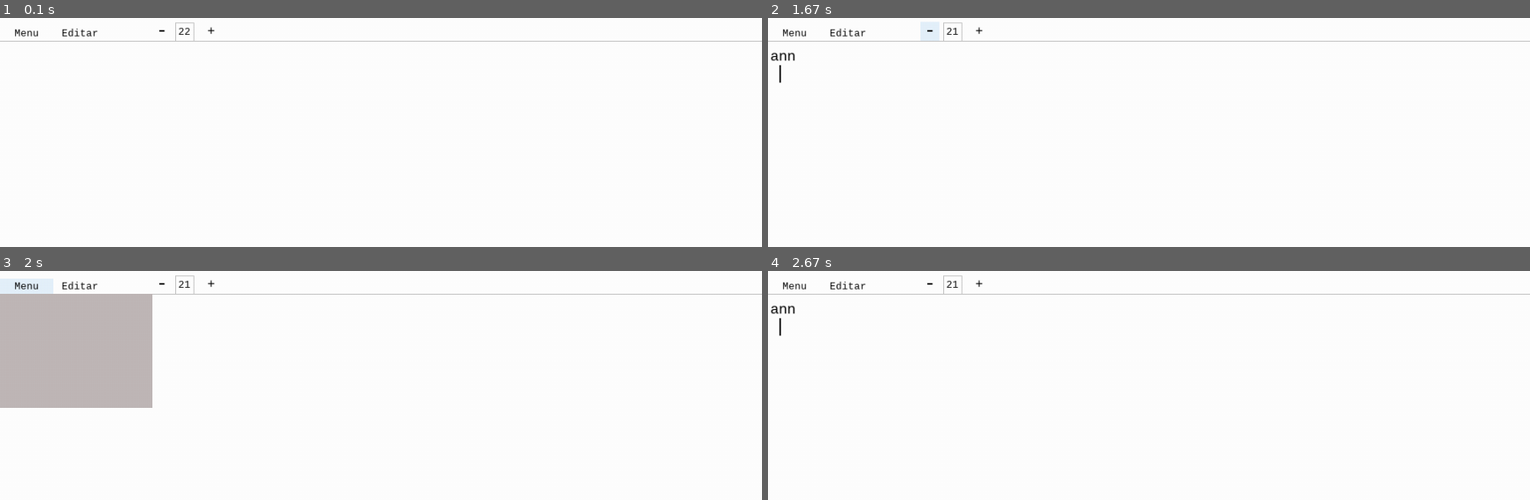
Above: before the commit, frames 1-4 (two rows, left to right).
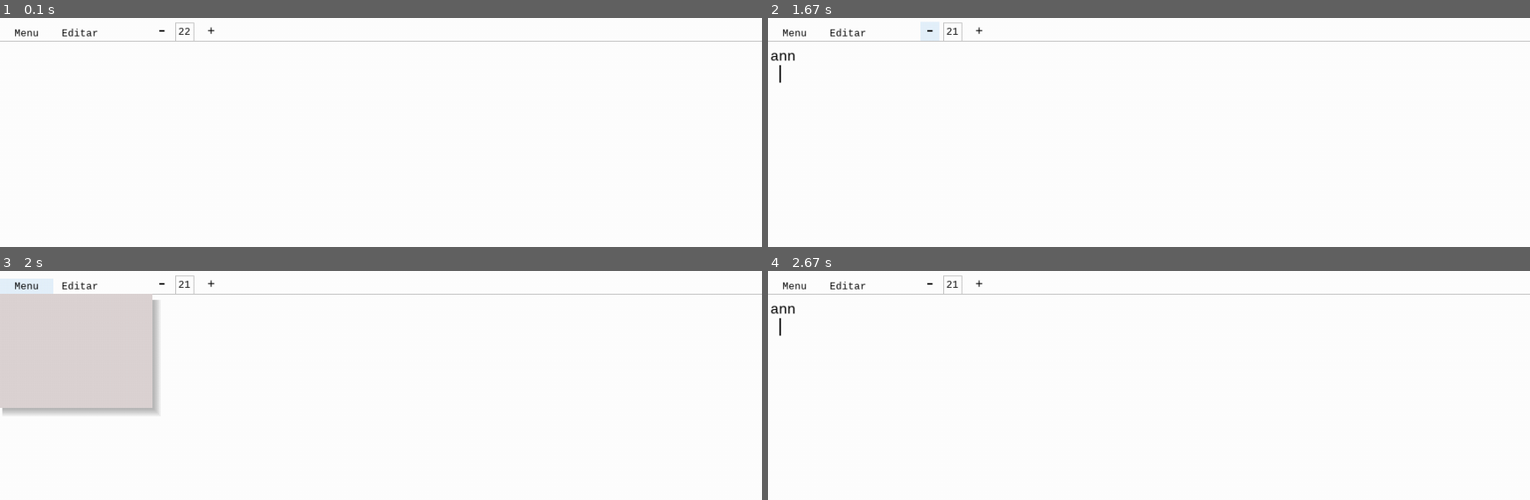
Above: after the commit, the same moments.

Repository: PedroGoulartbranco/Bloco-de-notas-pygame
Game: pygame game, started from main.py
Two runs of this game, one before a commit and one after it. Both use one fixed random seed, a clock stepped at 60 frames per second and the inputs below.
Inputs (mouse positions are in pixels of both pictures, inside the frame that each line leads up to):
- Up to frame 1 (0.1 s): no input
- Up to frame 2 (1.67 s): click "-" at 0.38 s; type "ann" at 0.67 s; tap Enter at 1 s; hold Right from 1.22 s (still down)
- Up to frame 3 (2 s): release Right at 1.68 s; click "Menu" at 1.82 s
- Up to frame 4 (2.67 s): click "ann" at 2.15 s; click (outside the picture) at 2.48 s

Frames 1-2 are identical in both runs. In frame 3, 11% of the frame differs, in the area x 0-21%, y 9-63%; in frame 4, nothing differs.

Commit message:
sombra e botao agora fecha quando clica fora

Diff:
--- a/main.py
+++ b/main.py
@@ -56,6 +56,7 @@
 botoes_do_menu_aparecer = False
 menu_opcoes = pygame.Rect(0, 30, 200, 150) #Criei essa variavel para ser global e conseguir usar no IF do loop de eventos
 mouse_encima_do_menu_de_opcoes = False
+abriu_menu_primeira_vez = False #Para nao fechar automaticamente quando fecha
 
 def desenhar_texto():
     #Criando texto botoes
@@ -113,7 +114,12 @@
     return botao_arquivo, botao_editar, botao_texto_fonte_mais, botao_texto_menos, caixa_fonte_tamanho
 
 def desenhar_menu_opcoes():
-    pygame.draw.rect(tela, "#C0B8B8", menu_opcoes)
+    #Tamanho e posicao sombra = (5, 40, 200, 145)
+    for i in range(5):
+        sombra_menu_opcoes = pygame.Surface((200 + 2 * i, 145 + 2 * i), pygame.SRCALPHA)
+        sombra_menu_opcoes.fill((0,0,0,15))
+        tela.blit(sombra_menu_opcoes, (3, 38))
+    pygame.draw.rect(tela, "#DDD4D4", menu_opcoes)
 
 def escrever(letra):
     linhas[linha_atual]["texto"] += letra
@@ -182,8 +188,10 @@
                     fonte_texto = pygame.font.SysFont('consolas', tamanho_fonte_texto) #Atualiza a fonte
             if botao_arquivo.collidepoint(posicao_mouse):
                 botoes_do_menu_aparecer = not botoes_do_menu_aparecer
-                desenhar_menu_opcoes()
-            if mouse_encima_do_menu_de_opcoes:
+                print(botoes_do_menu_aparecer)
+                abriu_menu_primeira_vez = True
+            if mouse_encima_do_menu_de_opcoes == False and botoes_do_menu_aparecer == True and abriu_menu_primeira_vez == False:
+                print("ooooooooooooo")
                 botoes_do_menu_aparecer = False
                 mouse_encima_do_menu_de_opcoes = False
 
@@ -276,6 +284,12 @@
         desenhar_menu_opcoes()
         if menu_opcoes.collidepoint(posicao_mouse):
             mouse_encima_do_menu_de_opcoes = True
+            print("Dentro", mouse_encima_do_menu_de_opcoes)
+            abriu_menu_primeira_vez = False
+        else:
+            mouse_encima_do_menu_de_opcoes = False
+            print("Fora", mouse_encima_do_menu_de_opcoes)
+            abriu_menu_primeira_vez = False
 
 
     pygame.display.flip()   # atualiza a tela
